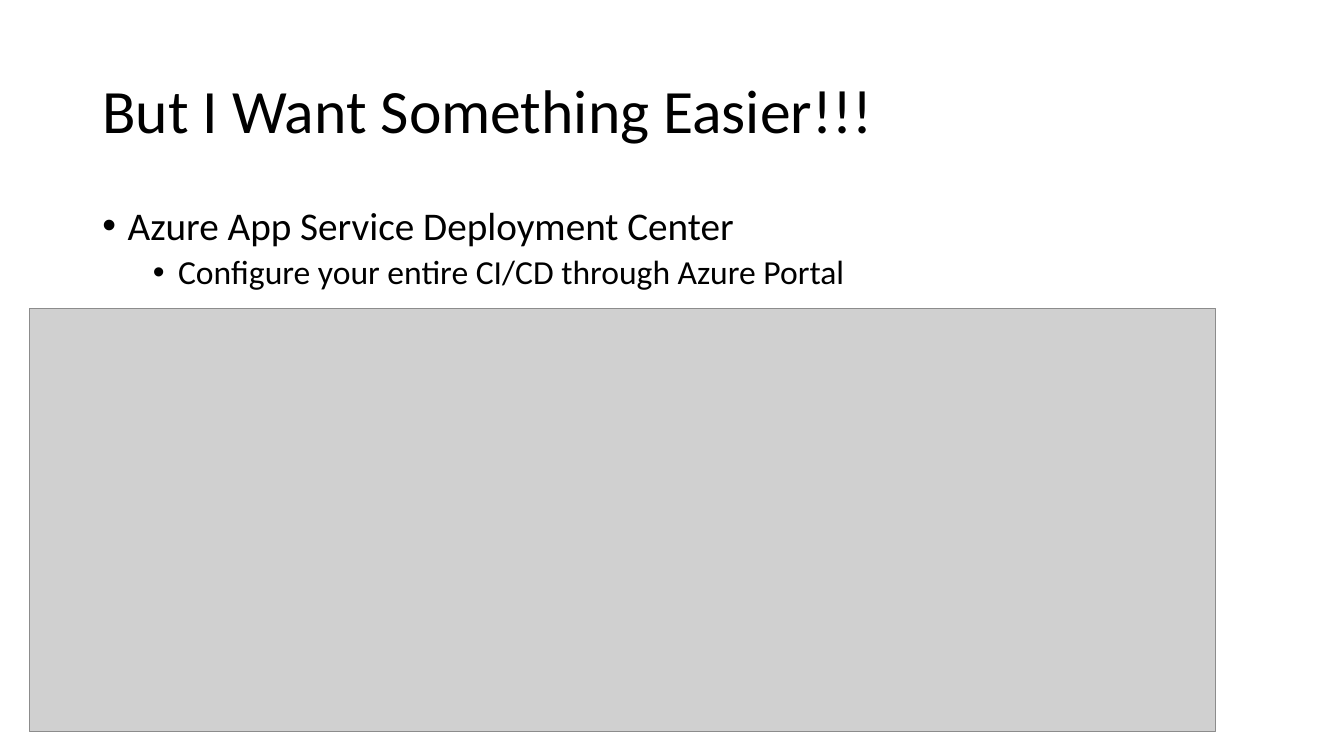
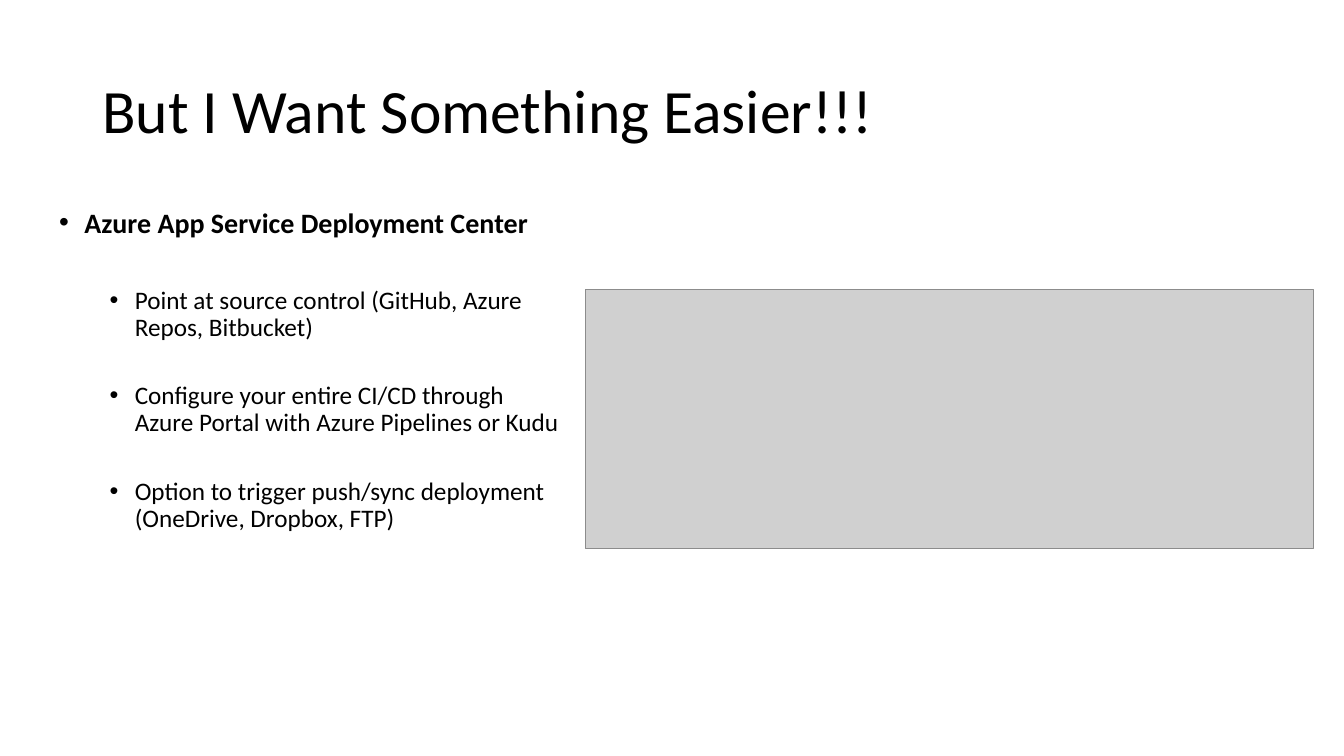
Before and after one commit to isaacrlevin/levin-talks, a slide deck: slide 21 of ASP.NETCoreDeployment/Ship It Good.pptx. Drawn at 1344x756 pixels with LibreOffice and Linux fonts; fonts in the diff are those of the drawing; grey boxes stand for pictures. Boxes give left, top, right and bottom in pixels: in the first picture for what was removed or moved away, otherwise in the second. Text is boxed around its words. In the diff, an @@ line names an element or a change of style, - is before the commit and + after.

Commit message:
updates

```diff
--- a/ASP.NETCoreDeployment/Ship It Good.pptx
+++ b/ASP.NETCoreDeployment/Ship It Good.pptx
@@ text "Azure App Service Deployment Center": place and size @@
-text "Azure App Service Deployment Center" at bbox=[128, 212, 844, 290]
+text "Azure App Service Deployment Center" at bbox=[84, 213, 558, 531]
@@ text at bbox=[84, 213, 527, 238]: size 28 to 20 pt, bold on in "Azure App Service Deployment Center" @@
@@ text at bbox=[135, 290, 558, 531]: text changed; size 24 to 18 pt @@
-  • Configure your entire CI/CD through Azure Portal
+  • Point at source control (GitHub, Azure Repos, Bitbucket)
+  • Configure your entire CI/CD through Azure Portal with Azure Pipelines or Kudu
+  • Option to trigger push/sync deployment (OneDrive, Dropbox, FTP)
@@ picture: place and size @@
-picture at bbox=[29, 309, 1216, 732]
+picture at bbox=[586, 289, 1314, 549]
```
Also in this commit, not shown: 6 other slides changed.
